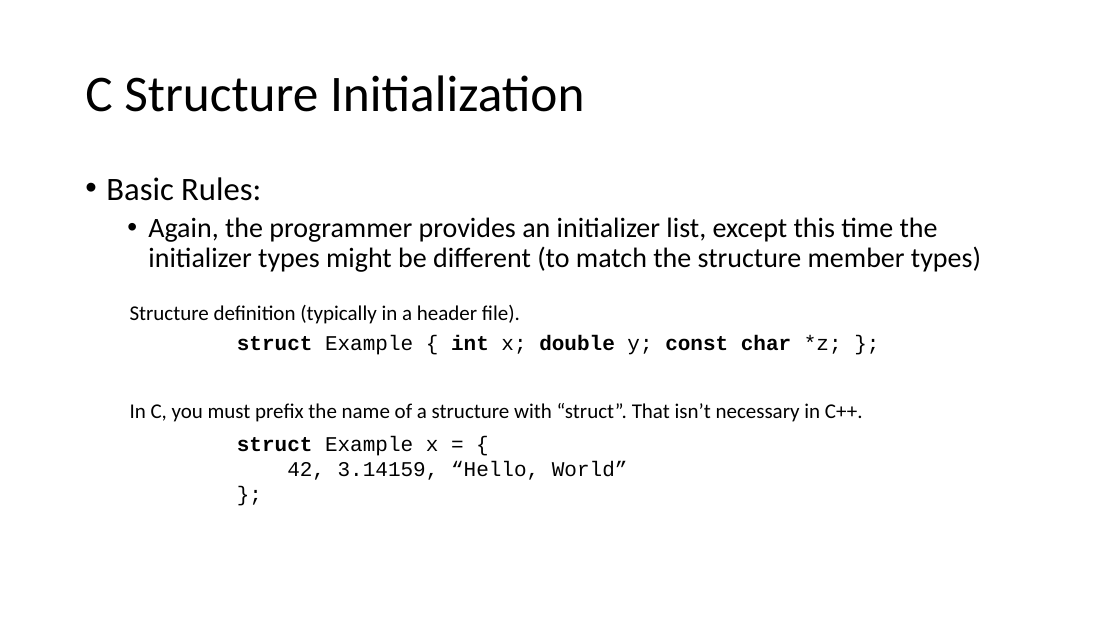
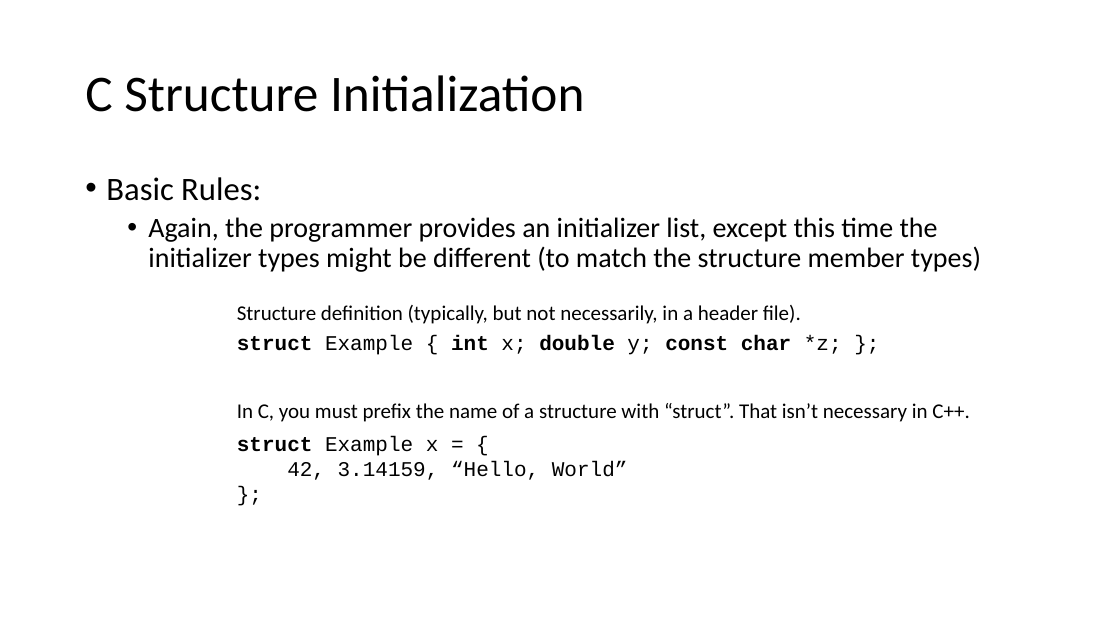
Before and after one commit to pchapin/cpp, a slide deck: slide 4 of Presentations/Initialization.pptx. Drawn at 1120x630 pixels with LibreOffice and Linux fonts; fonts in the diff are those of the drawing. Boxes give left, top, right and bottom in pixels: in the first picture for what was removed or moved away, otherwise in the second. Text is boxed around its words. In the diff, an @@ line names an element or a change of style, - is before the commit and + after.

Commit message:
Updates to the presentations on initialization and type conversions.

```diff
--- a/Presentations/Initialization.pptx
+++ b/Presentations/Initialization.pptx
@@ text at (x1=237, y1=305, x2=801, y2=324): text changed @@
-Structure definition (typically in a header file).
+Structure definition (typically, but not necessarily, in a header file).
@@ text "In C, you must prefix ..." moved from (x1=130, y1=403, x2=863, y2=422) to (x1=237, y1=403, x2=970, y2=422) @@
```
Also in this commit, not shown: 6 other slides changed, 1 slide added.
